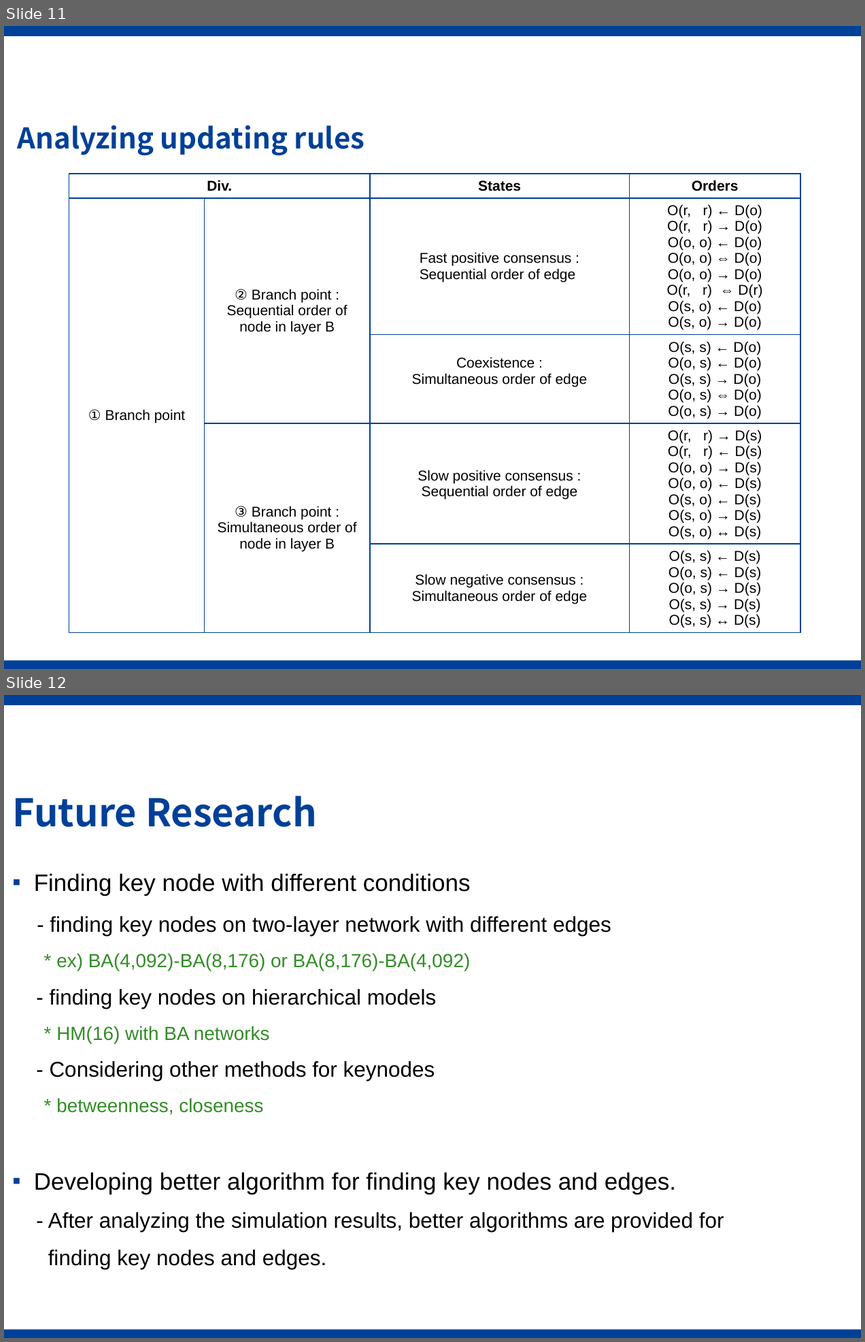
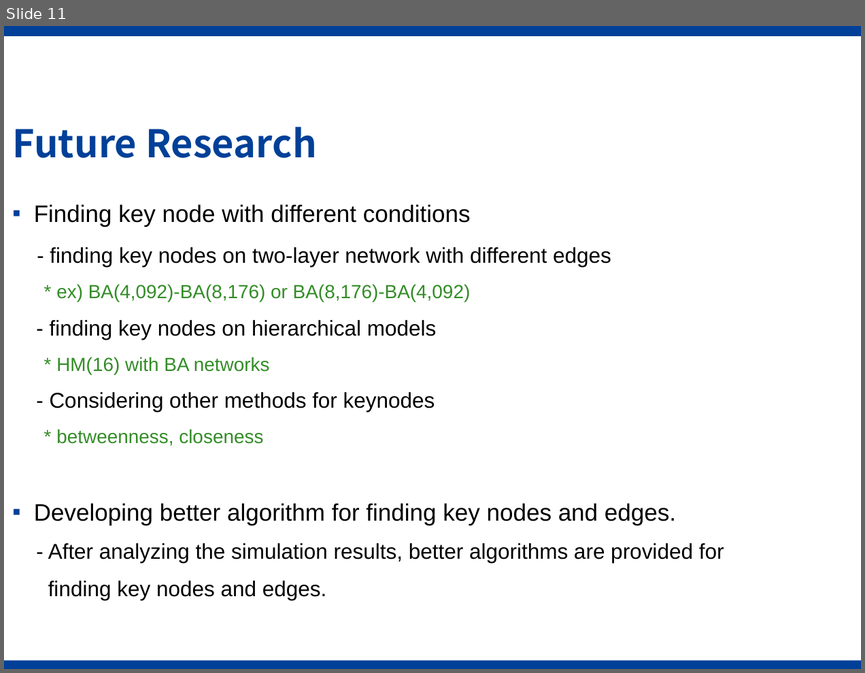
Before and after one commit to leighsix/thesisgit, a slide deck: progress12.pptx. Shown one above the other, each under a label of ours: slides 11 and 12 before the commit, slide 11 after it. The pictures are 865x1342 and 865x673 pixels, drawn with LibreOffice and Linux fonts; fonts in the diff are those of the drawing; background and template pictures are left out. Boxes give left, top, right and bottom in pixels: in the first picture for what was removed or moved away, otherwise in the second. Text is boxed around its words. In the diff, an @@ line names an element or a change of style, - is before the commit and + after.

```diff
--- a/progress12.pptx
+++ b/progress12.pptx
@@ slide 11 removed at (4,26,861,669), background #FFFFFF; not listed: 2 template elements that a slide beside it also shows @@
@@ title removed at (17,125,365,156) @@
-Analyzing updating rules
@@ table removed at (69,174,801,662), 5 rows, 4 columns @@
-Div. |  | States | Orders
-① Branch point | ② Branch point : / Sequential order of node in layer B | Fast positive consensus : / Sequential order of edge | O(r, r) ← D(o) / O(r, r) → D(o) / O(o, o) ← D(o) / O(o, o) ⇔ D(o) / O(o, o) → D(o) / O(r, r) ⇔ D(r) / O(s, o) ← D(o) / O(s, o) → D(o)
- |  | Coexistence : / Simultaneous order of edge | O(s, s) ← D(o) / O(o, s) ← D(o) / O(s, s) → D(o) / O(o, s) ⇔ D(o) / O(o, s) → D(o)
- | ③ Branch point : / Simultaneous order of node in layer B | Slow positive consensus : / Sequential order of edge | O(r, r) → D(s) / O(r, r) ← D(s) / O(o, o) → D(s) / O(o, o) ← D(s) / O(s, o) ← D(s) / O(s, o) → D(s) / O(s, o) ↔ D(s)
- |  | Slow negative consensus : / Simultaneous order of edge | O(s, s) ← D(s) / O(o, s) ← D(s) / O(o, s) → D(s) / O(s, s) → D(s) / O(s, s) ↔ D(s)
@@ what was slide 12 is now slide 11 @@
```
Also in this commit, not shown: 2 slides added, 2 other slides removed.
